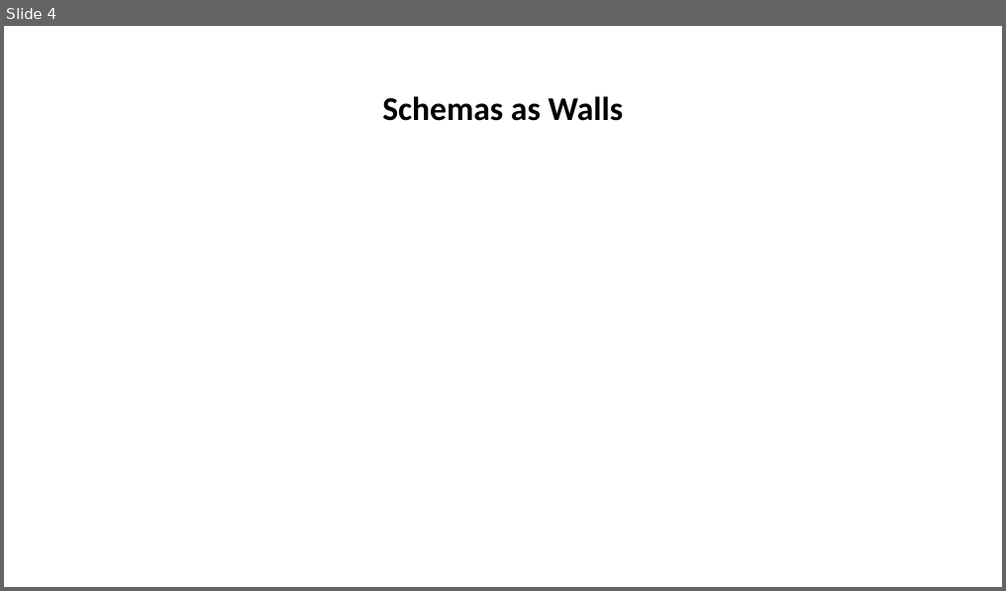
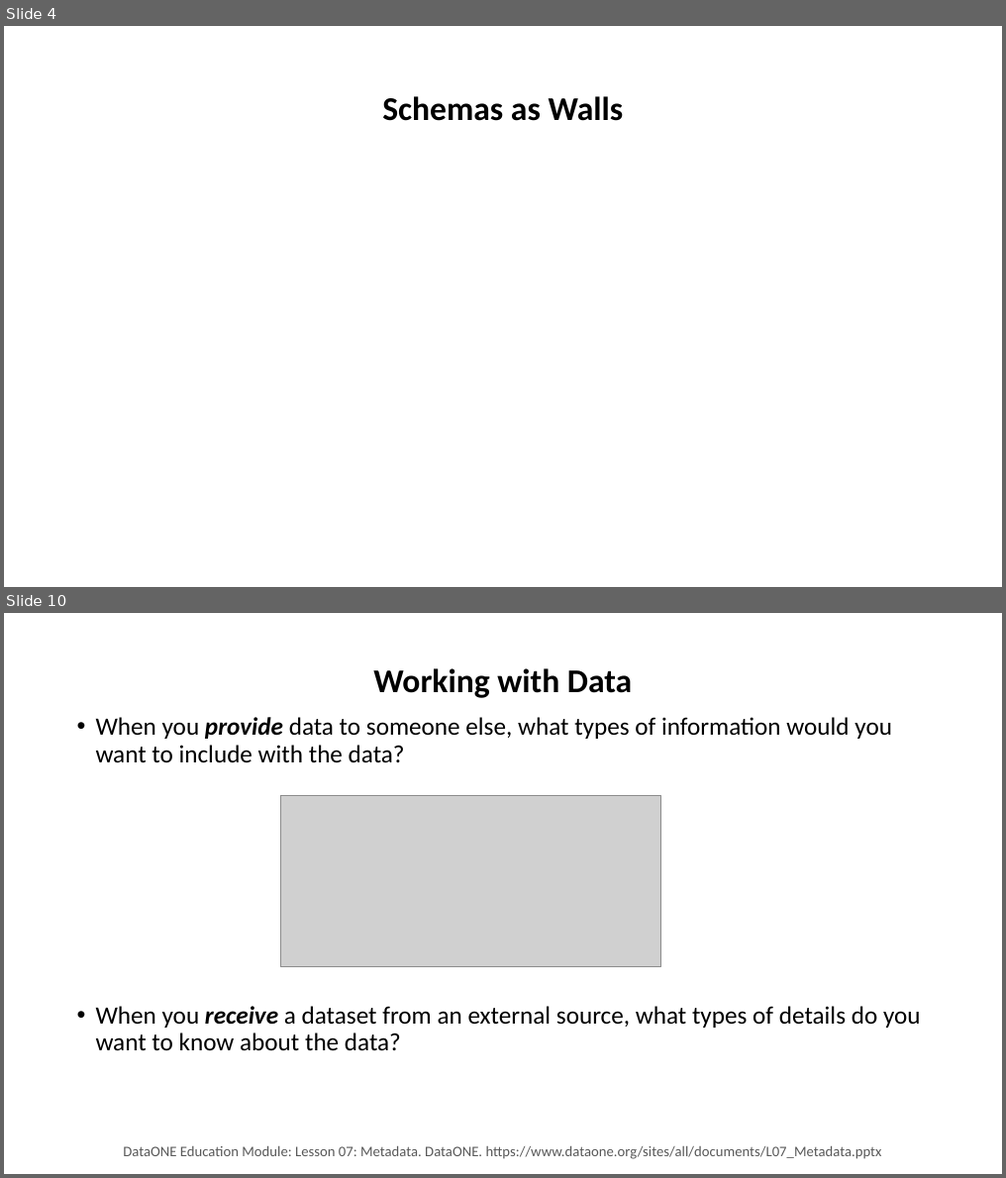
Before and after one commit to tibbben/teaching.data.literacy, a slide deck: UM_DataManagementClass/Lessons/08/08_FirstMeeting.pptx. Shown one above the other, each under a label of ours: slide 4 before the commit, slides 4 and 10 after it; the slides between them are not shown. The pictures are 1006x591 and 1006x1178 pixels, drawn with LibreOffice and Linux fonts; fonts in the diff are those of the drawing; grey boxes stand for pictures. Boxes give left, top, right and bottom in pixels: in the first picture for what was removed or moved away, otherwise in the second. Text is boxed around its words. In the diff, an @@ line names an element or a change of style, - is before the commit and + after.

Commit message:
Lesson 8 developemnt

```diff
--- a/UM_DataManagementClass/Lessons/08/08_FirstMeeting.pptx
+++ b/UM_DataManagementClass/Lessons/08/08_FirstMeeting.pptx
@@ slide 10 added at (4, 613, 1002, 1174), background #FFFFFF @@
@@ title added at (373, 668, 632, 698), 32 pt, text #000000, bold @@
+Working with Data
@@ text added at (96, 717, 921, 1052), 24 pt, text #000000 @@
+• When you provide data to someone else, what types of information would you want to include with the data?
+• When you receive a dataset from an external source, what types of details do you want to know about the data?
@@ picture added at (280, 796, 660, 967) @@
@@ text added at (123, 1147, 882, 1159), 14 pt, text #595959 @@
+DataONE Education Module: Lesson 07: Metadata. DataONE. https://www.dataone.org/sites/all/documents/L07_Metadata.pptx
```
Also in this commit, not shown: 1 slide changed, 16 other slides added, 1 other file.
